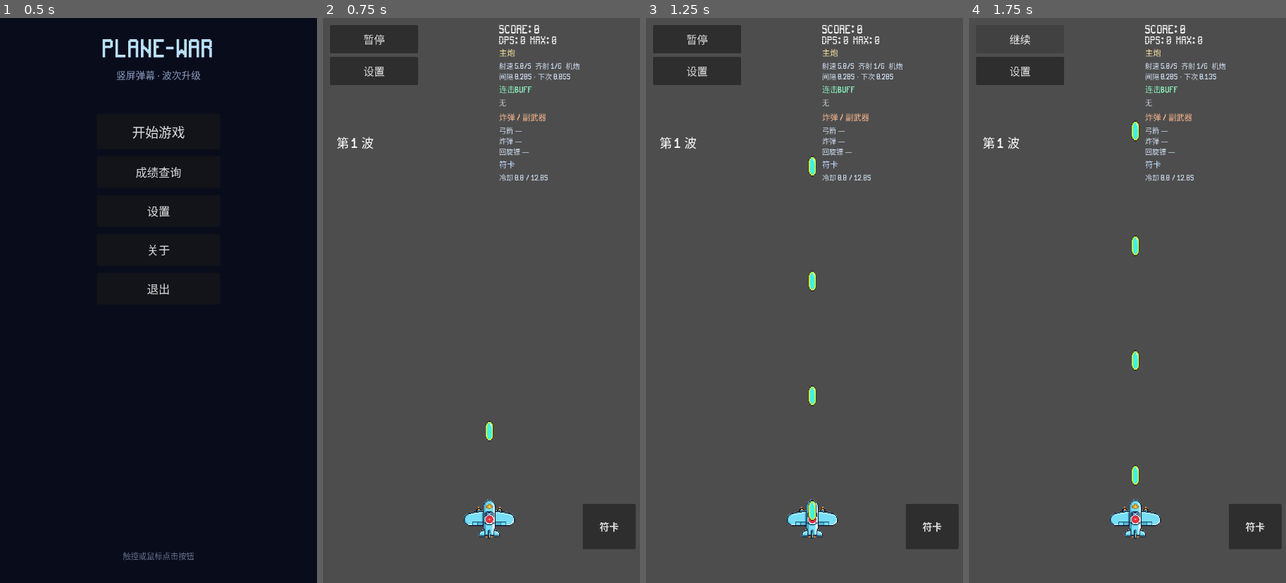
Above: before the commit, frames 1-4 (left to right).
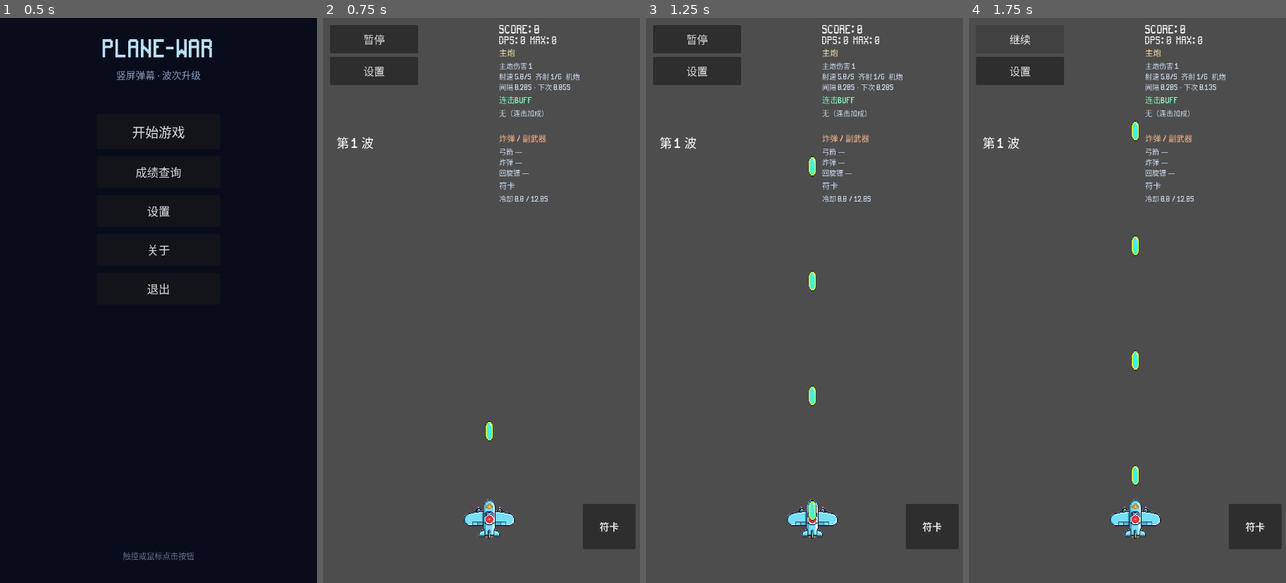
Above: after the commit, the same moments.

Repository: qingzhixing/plane-war
Game: Godot game, scene res://scenes/MainMenu.tscn
Two runs of this game, one before a commit and one after it. Both use one fixed random seed, a clock stepped at 60 frames per second and the inputs below. Sound files missing from this copy of the repository are replaced by a short silence.
Inputs:
- Up to frame 1 (0.5 s): no input
- Up to frame 2 (0.75 s): click "开始游戏" at 0.5 s
- Up to frame 3 (1.25 s): no input
- Up to frame 4 (1.75 s): click "暂停" at 1.25 s

Frame 1 is identical in both runs. In frame 2, 1.2% of the frame differs, in the area x 55-81%, y 7-33%; in frame 3, 1.2%; in frame 4, 1.2%.

Commit message:
🎮 ADD: 连击不加移速 Buff分行 主炮伤害 N[+M]
Made-with: Cursor

Diff:
--- a/scenes/Main.tscn
+++ b/scenes/Main.tscn
@@ -131,7 +131,7 @@
 [node name="MainGunStatsLabel" type="RichTextLabel" parent="HUD/Root/TopRightVBox" unique_id=2100010002]
 unique_name_in_owner = true
 layout_mode = 2
-custom_minimum_size = Vector2(300, 44)
+custom_minimum_size = Vector2(300, 64)
 theme_override_font_sizes/normal_font_size = 16
 theme_override_colors/default_color = Color(0.82, 0.88, 0.96, 0.98)
 bbcode_enabled = true
@@ -149,7 +149,7 @@
 [node name="ComboBuffStatsLabel" type="RichTextLabel" parent="HUD/Root/TopRightVBox" unique_id=2100010004]
 unique_name_in_owner = true
 layout_mode = 2
-custom_minimum_size = Vector2(300, 28)
+custom_minimum_size = Vector2(300, 52)
 theme_override_font_sizes/normal_font_size = 16
 theme_override_colors/default_color = Color(0.82, 0.88, 0.96, 0.98)
 bbcode_enabled = true
--- a/scripts/hud.gd
+++ b/scripts/hud.gd
@@ -374,7 +374,6 @@
 	if _main_gun_stats == null or _combo_buff_stats == null or _side_weapon_stats == null or _spell_stats == null:
 		return
 	const C_FR := "#ffcc66"
-	const C_MV := "#6fcf97"
 	const C_BS := "#7eb8da"
 	const C_DMG := "#f0a8a0"
 	var main_lines: PackedStringArray = []
@@ -399,29 +398,31 @@
 		if _player.has_method("get_main_fire_cd_remaining"):
 			main_cd = float(_player.get_main_fire_cd_remaining())
 		var fr_mult := 1.0
-		var mv_mult := 1.0
 		var bs_mult := 1.0
 		var dmg_bonus := 0
+		var base_dmg := 1
 		if _player.has_method("get_combo_fire_rate_mult"):
 			fr_mult = float(_player.get_combo_fire_rate_mult())
-		if _player.has_method("get_combo_move_speed_mult"):
-			mv_mult = float(_player.get_combo_move_speed_mult())
 		if _player.has_method("get_combo_bullet_speed_mult"):
 			bs_mult = float(_player.get_combo_bullet_speed_mult())
 		if _player.has_method("get_combo_damage_bonus"):
 			dmg_bonus = int(_player.get_combo_damage_bonus())
+		if _player.has_method("get_bullet_damage"):
+			base_dmg = int(_player.get_bullet_damage())
+		var dmg_line := "主炮伤害 %d" % base_dmg
+		if dmg_bonus > 0:
+			dmg_line += "[color=%s][+%d][/color]" % [C_DMG, dmg_bonus]
+		main_lines.append(dmg_line)
 		var line1 := "射速 %.1f/s" % rof
 		if fr_mult > 1.009:
 			line1 += "[color=%s](+%.0f%%)[/color]" % [C_FR, (fr_mult - 1.0) * 100.0]
 		line1 += "  齐射 %d/%d  %s" % [bc, bmax, mode_str]
 		main_lines.append(line1)
 		main_lines.append("间隔 %.2fs · 下次 %.2fs" % [eff_iv, main_cd])
-		if mv_mult > 1.009:
-			combo_lines.append("[color=%s]移速(+%.0f%%)[/color]" % [C_MV, (mv_mult - 1.0) * 100.0])
+		if fr_mult > 1.009:
+			combo_lines.append("射速 [color=%s]+%.0f%%[/color]（连击）" % [C_FR, (fr_mult - 1.0) * 100.0])
 		if bs_mult > 1.009:
-			combo_lines.append("[color=%s]弹速(+%.0f%%)[/color]" % [C_BS, (bs_mult - 1.0) * 100.0])
-		if dmg_bonus > 0:
-			combo_lines.append("[color=%s]伤害(+%d)[/color]" % [C_DMG, dmg_bonus])
+			combo_lines.append("弹速 [color=%s]+%.0f%%[/color]（连击）" % [C_BS, (bs_mult - 1.0) * 100.0])
 		if _player.has_method("has_weapon_unlocked") and _player.has_weapon_unlocked("arrow"):
 			var ar := float(_player.arrow_auto_interval) if "arrow_auto_interval" in _player else 1.4
 			var ar_rem := 0.0
@@ -459,7 +460,7 @@
 		var sp_t := float(_main.get_spell_cooldown_total()) if _main.has_method("get_spell_cooldown_total") else 12.0
 		spell_line = "冷却 %.1f / %.1fs" % [sp_r, sp_t]
 	_main_gun_stats.text = "\n".join(main_lines) if main_lines.size() > 0 else "—"
-	_combo_buff_stats.text = " ".join(combo_lines) if combo_lines.size() > 0 else "无"
+	_combo_buff_stats.text = "\n".join(combo_lines) if combo_lines.size() > 0 else "无（连击加成）"
 	_side_weapon_stats.text = "\n".join(side_lines) if side_lines.size() > 0 else "—"
 	_spell_stats.text = spell_line
 
--- a/scripts/player.gd
+++ b/scripts/player.gd
@@ -132,7 +132,7 @@
 	if Input.is_key_pressed(KEY_D) or Input.is_key_pressed(KEY_RIGHT):
 		dir.x += 1.0
 	if dir != Vector2.ZERO:
-		global_position += dir.normalized() * move_speed * _combo_move_speed_mult * keyboard_speed_multiplier * delta
+		global_position += dir.normalized() * move_speed * keyboard_speed_multiplier * delta
 
 	var viewport_rect := get_viewport_rect()
 	var margin := 16.0
@@ -350,23 +350,18 @@
 
 	if tier <= 0:
 		return
-	# 前几档：明显提升射速，略带移速/伤害加成
+	# 连击不加移速；射速 / 高连弹速 / 主炮伤害 +1
 	if tier == 1:
 		_combo_fire_rate_mult = 1.15
 	elif tier == 2:
 		_combo_fire_rate_mult = 1.30
-		_combo_move_speed_mult = 1.10
 	elif tier == 3:
 		_combo_fire_rate_mult = 1.45
-		_combo_move_speed_mult = 1.10
 		_combo_damage_bonus = 1
 	else:
-		# 100 连以上：在第三档基础上，每多一档继续强化射速
 		var extra_tiers := tier - 3
 		var fire_bonus := 1.45 + 0.06 * float(extra_tiers)
-		# 限制一个上限，避免完全失控
 		_combo_fire_rate_mult = min(2.10, fire_bonus)
-		_combo_move_speed_mult = 1.10
 		_combo_bullet_speed_mult = 1.15
 		_combo_damage_bonus = 1
 
